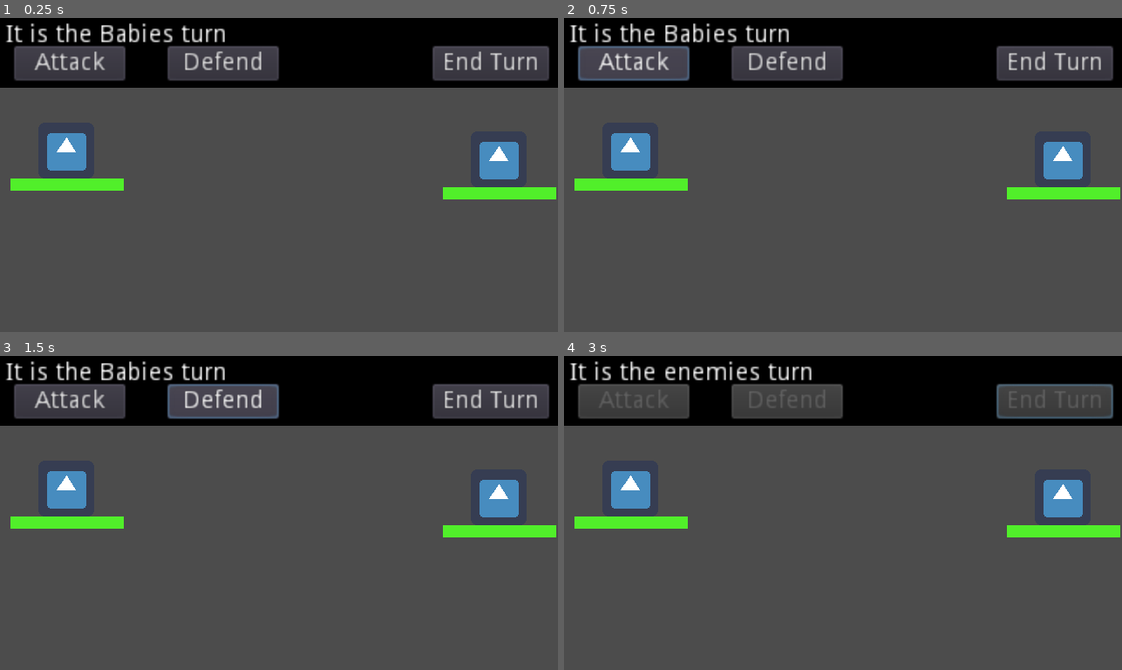
Above: before the commit, frames 1-4 (two rows, left to right).
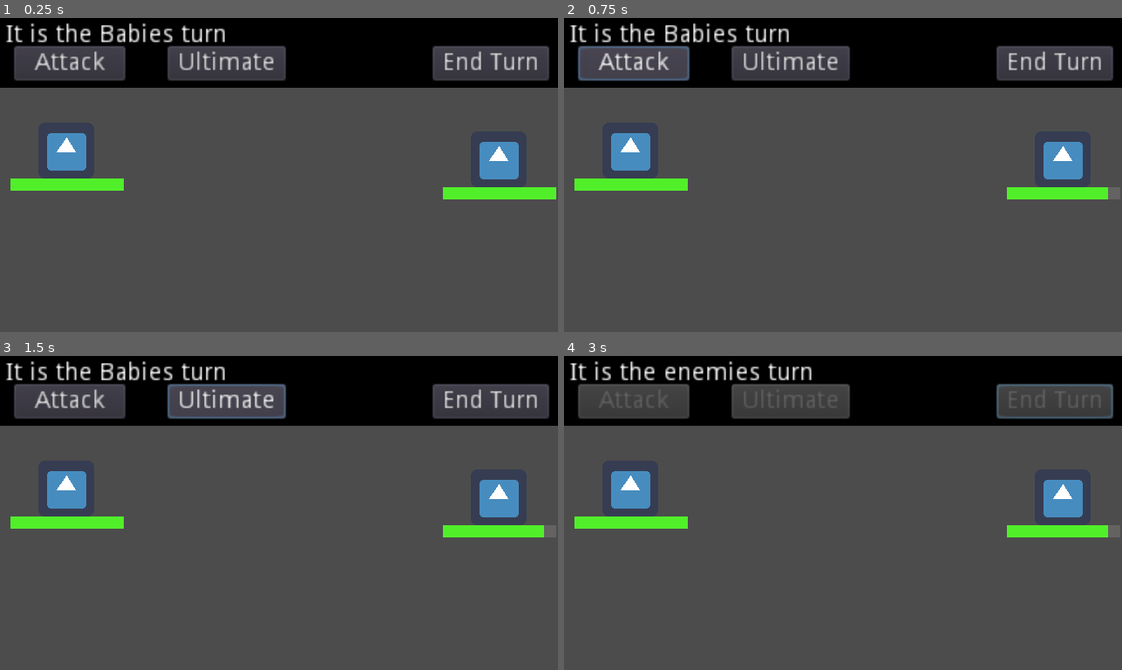
Above: after the commit, the same moments.

Repository: jalvarez2016/GMTK2022
Game: Godot game, scene res://World.tscn
Same seed, same stepped clock (60 frames per second), same inputs: the game is played once before the commit and once after it. The engine's default icon, where the game draws it, is replaced by a stand-in: a white triangle on a blue panel in a dark square.
Inputs (mouse positions are in pixels of both pictures, inside the frame that each line leads up to):
- Up to frame 1 (0.25 s): no input
- Up to frame 2 (0.75 s): click "Attack" at 0.5 s
- Up to frame 3 (1.5 s): click (223, 399) at 1.25 s, where only the run before the commit has a clickable "Defend"
- Up to frame 4 (3 s): click (792, 399) at 2 s, where only the run after the commit has a clickable "Ultimate"; click "End Turn" at 2.75 s

The runs differ from the first frame. In frame 1, 0.7% of the frame differs, in the area x 32-52%, y 8-20%; in frame 2, 0.8%; in frame 3, 0.8%, in the area x 32-100%, y 8-58%; in frame 4, 0.3%.

Commit message:
enemy damage

Diff:
--- a/Enemies/Enemy.tscn
+++ b/Enemies/Enemy.tscn
@@ -7,7 +7,7 @@
 [sub_resource type="CircleShape2D" id=1]
 radius = 24.0
 
-[node name="StaticBody2D" type="StaticBody2D"]
+[node name="StaticBody2D" type="StaticBody2D" groups=["Enemy"]]
 script = ExtResource( 2 )
 
 [node name="CollisionShape2D" type="CollisionShape2D" parent="."]
--- a/UI/TurnLabel.tscn
+++ b/UI/TurnLabel.tscn
@@ -46,12 +46,12 @@
 margin_bottom = 36.0
 text = "Attack"
 
-[node name="Block" type="Button" parent="UICanvas/UI/Buttons"]
+[node name="Ultimate" type="Button" parent="UICanvas/UI/Buttons"]
 margin_left = 96.0
 margin_top = 16.0
 margin_right = 160.0
 margin_bottom = 36.0
-text = "Defend"
+text = "Ultimate"
 
 [node name="EndTurn" type="Button" parent="UICanvas/UI/Buttons"]
 margin_left = 248.0
@@ -61,6 +61,8 @@
 text = "End Turn"
 script = ExtResource( 2 )
 
+[connection signal="pressed" from="UICanvas/UI/Buttons/Attack" to="." method="_on_Attack_pressed"]
+[connection signal="pressed" from="UICanvas/UI/Buttons/Ultimate" to="." method="_on_Ultimate_pressed"]
 [connection signal="ally_turn_started" from="UICanvas/UI/Buttons/EndTurn" to="." method="_on_EndTurn_ally_turn_started"]
 [connection signal="enemy_turn_started" from="UICanvas/UI/Buttons/EndTurn" to="." method="_on_EndTurn_enemy_turn_started"]
 [connection signal="pressed" from="UICanvas/UI/Buttons/EndTurn" to="." method="_on_EndTurn_pressed"]
--- a/UI/TurnLabelScript.gd
+++ b/UI/TurnLabelScript.gd
@@ -3,6 +3,15 @@
 onready var turnManager = load("res://UI/TurnManager.gd").new()
 onready var uiInfo = $UICanvas/UI/Info
 onready var buttons = $UICanvas/UI/Buttons
+
+#Math functions
+var rng = RandomNumberGenerator.new()
+func chooseEnemyMath(array):
+	rng.randomize()
+	var enemy = array[rng.randi_range(0, array.size() - 1)]
+	return enemy
+
+#Gameplay logic
 
 func _ready():
 	# Add logic to assign turn to whoever is the fastest
@@ -14,13 +23,6 @@
 	buttons = buttons.get_children();
 	turnManager.connect("ally_turn_started", self, "_on_EndTurn_ally_turn_started")
 	turnManager.connect("enemy_turn_started", self, "_on_EndTurn_enemy_turn_started")
-
-func on_ally_turn_started():
-	pass
-	# Write the player turn logic here
-	# Show UI
-	# Add turnManager.turn = ENEMY_TURN to end of any attack/UI action
-	turnManager.turn = turnManager.ENEMY_TURN
 
 func _on_EndTurn_enemy_turn_started():
 	uiInfo.text = "It is the enemies turn"
@@ -34,14 +36,42 @@
 	#turnManager.turn = turnManager.ALLY_TURN # Uncomment this when other enemy logic has been implemented
 	pass # Replace with function body.
 
+#Quality of life function for ending player and enemy turns
+
+func end_player_turn():
+	for button in buttons:
+		button.disabled = true
+	turnManager.turn = turnManager.ENEMY_TURN
+
+func end_enemy_turn():
+	for button in buttons:
+		button.disabled = false
+	turnManager.turn = turnManager.ALLY_TURN
+
+
+#Friend turn logic
 
 func _on_EndTurn_ally_turn_started():
 	for button in buttons:
 		button.disabled = false
 	print("ally turn started")
 
+
+# Button Logic
+
+func _on_Attack_pressed():
+	print('attacking')
+	var enemies = get_tree().get_nodes_in_group("Enemy");
+	print(enemies)
+	var enemy = chooseEnemyMath(enemies)
+	enemy.get_children()[2].value -= 10
+	#end_player_turn()
+
+func _on_Ultimate_pressed():
+	print("ultimating")
+
+	#end_player_turn()
+
 func _on_EndTurn_pressed():
 	print('endturn button pressed')
-	for button in buttons:
-		button.disabled = true
-	turnManager.turn = turnManager.ENEMY_TURN
+	end_player_turn()
